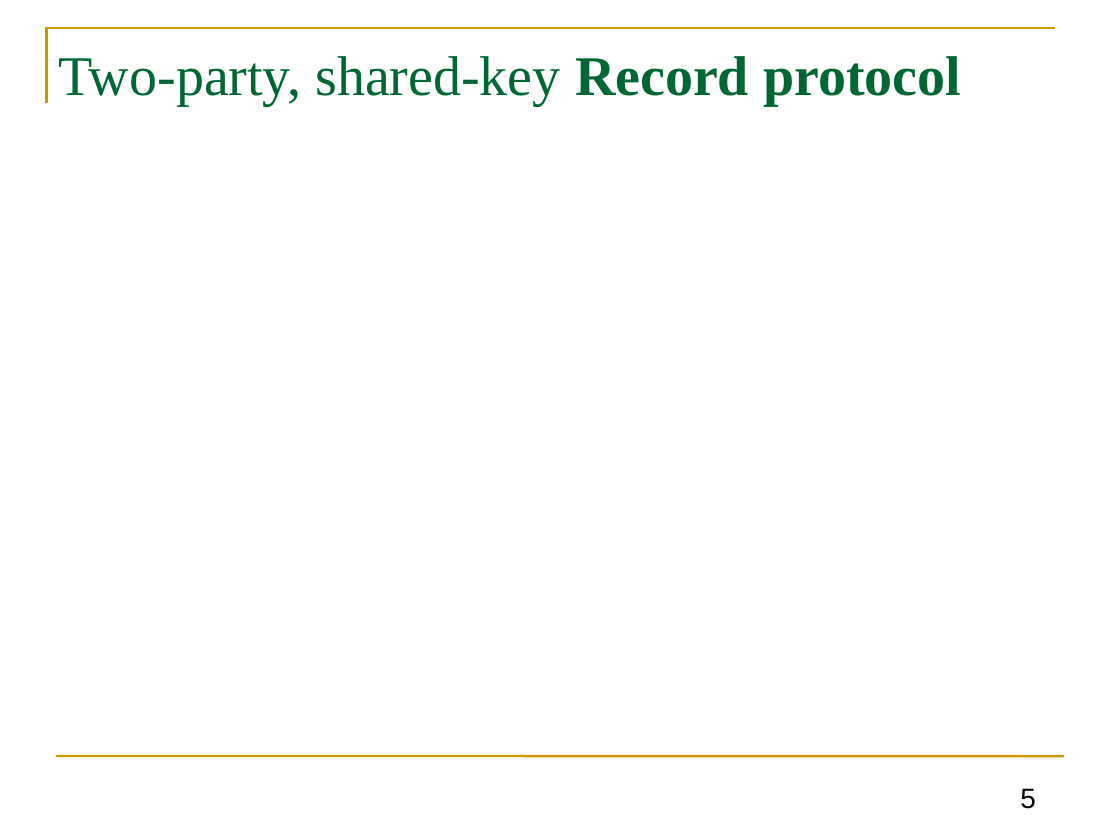
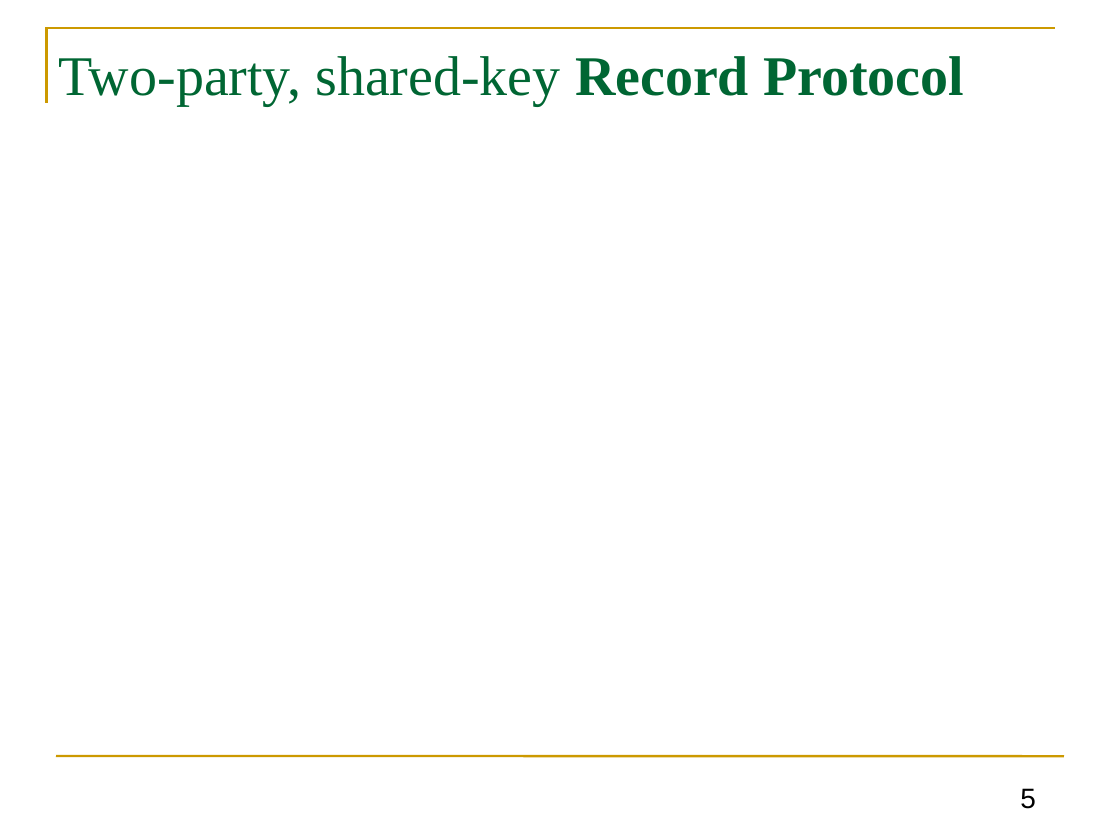
Before and after one commit to GhadaAlmashaqbeh/GhadaAlmashaqbeh.github.io, a slide deck: slide 5 of courses/cse3400-f2026/lecture8.pptx. Drawn at 1120x840 pixels with LibreOffice and Linux fonts; fonts in the diff are those of the drawing; grey boxes stand for pictures. Boxes give left, top, right and bottom in pixels: in the first picture for what was removed or moved away, otherwise in the second. Text is boxed around its words. In the diff, an @@ line names an element or a change of style, - is before the commit and + after.

```diff
--- a/courses/cse3400-f2026/lecture8.pptx
+++ b/courses/cse3400-f2026/lecture8.pptx
@@ title at (59, 56, 964, 106): text changed @@
-Two-party, shared-key Record protocol
+Two-party, shared-key Record Protocol
```
Also in this commit, not shown: 6 other slides changed, 15 other files.
